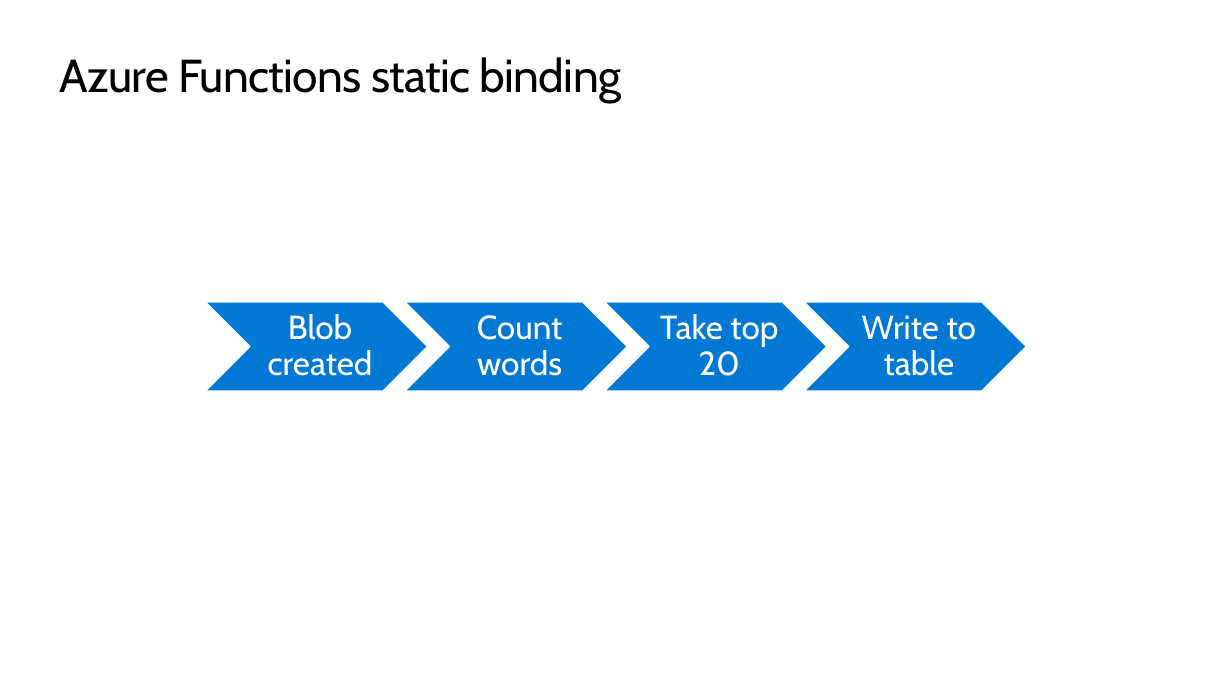
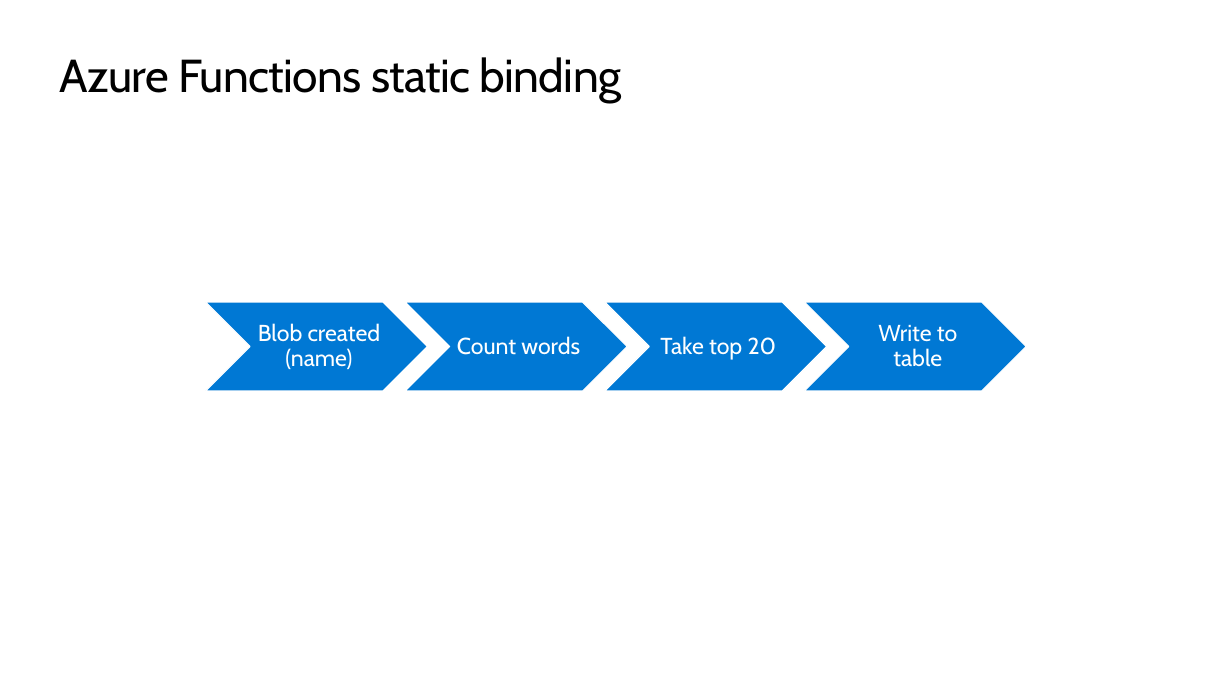
Before and after one commit to skalahonza/VACD2020, a slide deck: slide 22 of slides/Presentation.pptx (slide 17 before the commit). Drawn at 1232x693 pixels with LibreOffice and Linux fonts; fonts in the diff are those of the drawing; background and template pictures are left out. Boxes give left, top, right and bottom in pixels: in the first picture for what was removed or moved away, otherwise in the second. Text is boxed around its words. In the diff, an @@ line names an element or a change of style, - is before the commit and + after.

```diff
--- a/slides/Presentation.pptx
+++ b/slides/Presentation.pptx
@@ text at <box>258,323,381,369</box>: text changed; size 26 to 18 pt @@
-Blob created
+Blob created (name)
@@ size 26 to 18 pt; less space between paragraphs in 3 elements at <box>457,336,580,355</box>, <box>660,336,777,360</box>, <box>878,325,957,367</box> @@
```
Also in this commit, not shown: 9 other slides changed, 6 slides added.
